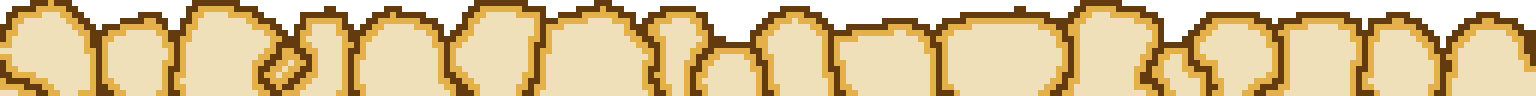
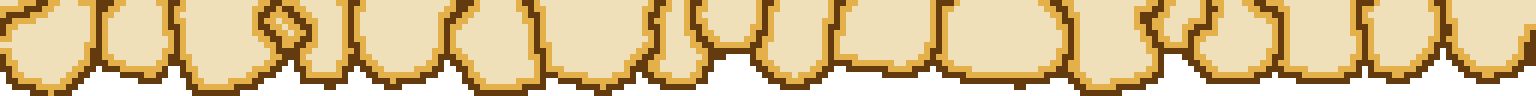
Revision of a layered 1536 x 96 image; what changed, layer by layer:
painted on "Border" over left=0, top=0, right=1530, bottom=96
painted on "Shadow" over left=0, top=0, right=1536, bottom=96
painted on "Base" over left=0, top=0, right=1536, bottom=96
